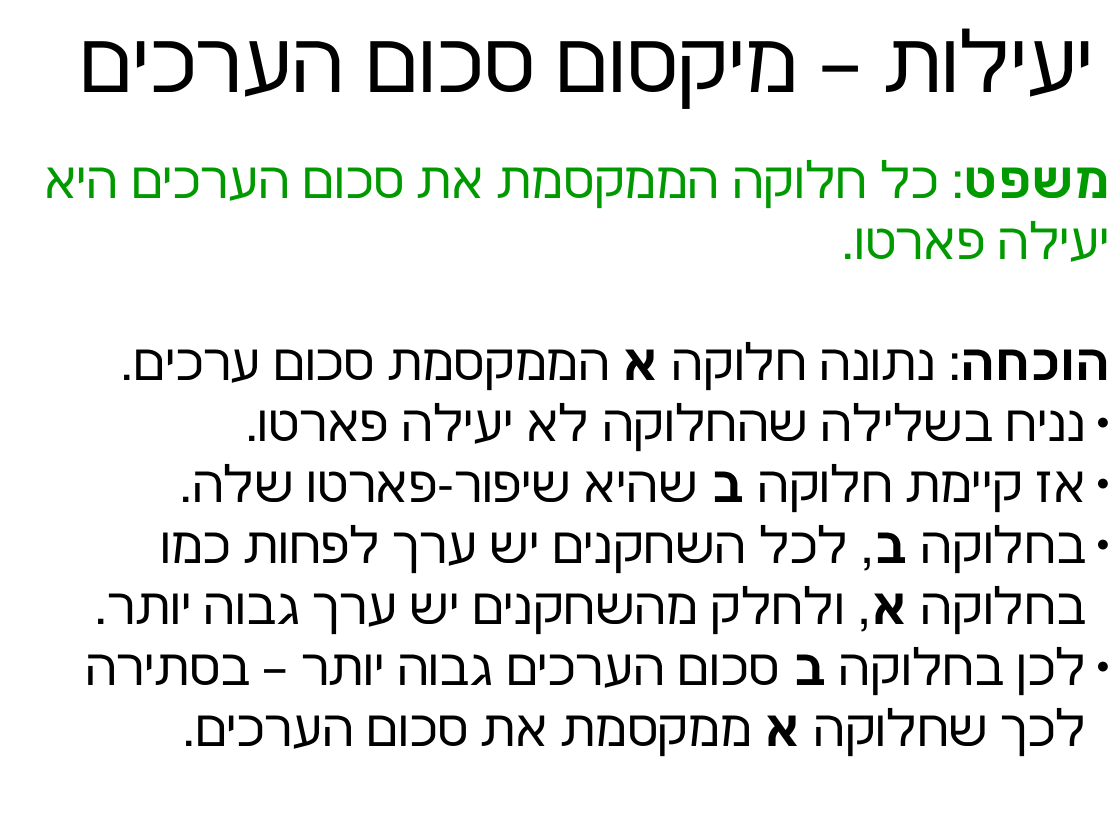
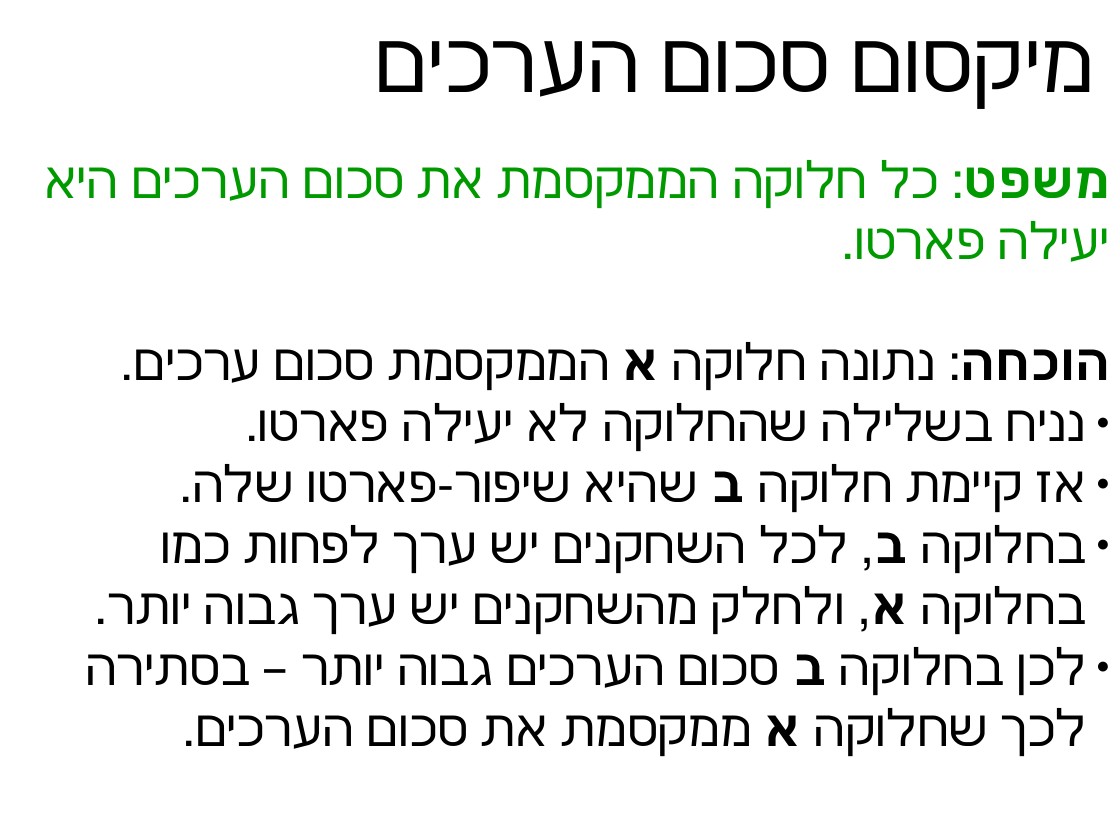
Before and after one commit to erelsgl-at-ariel/algorithms-5780, a slide deck: slide 12 of 02-pareto-efficiency/slides.odp. Drawn at 1120x840 pixels with LibreOffice and Linux fonts; fonts in the diff are those of the drawing. Boxes give left, top, right and bottom in pixels: in the first picture for what was removed or moved away, otherwise in the second. Text is boxed around its words. In the diff, an @@ line names an element or a change of style, - is before the commit and + after.

```diff
--- a/02-pareto-efficiency/slides.odp
+++ b/02-pareto-efficiency/slides.odp
@@ title at (303,41,1094,688): text changed @@
-יעילות – מיקסום סכום הערכים
+מיקסום סכום הערכים
```
Also in this commit, not shown: 13 other slides changed, 6 other files.
